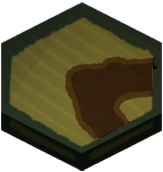
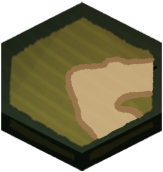
Layers edited between the first and the second 163px x 172px image:
pixels changed over [65, 56, 156, 140] (layer not identified)
